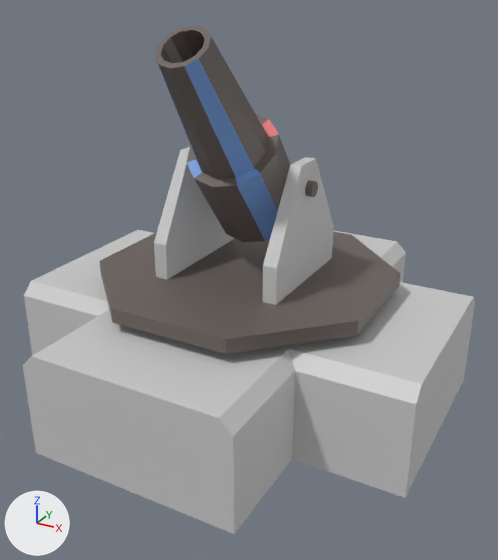
Before and after pictures for a commit that changed the Blender file BlendFiles/Towers.blend.
Rendered twice from a 50 mm camera at (1.5, -2.71, 1.9) aimed at (0.1, -0.16, 0.63). Lighting does not change. The marker at lower left points along +X, +Y and +Z.

Objects in the first picture: 'Mortar', 'MortarAxel', 'MortarBase', 'MorterMount', 'TowerBase'.
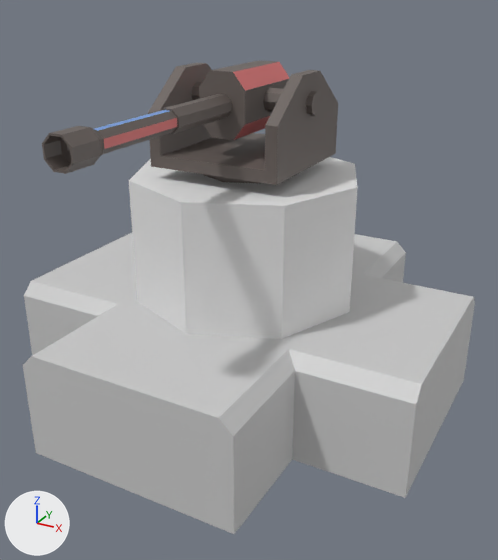
Commit message: fixed gunTower rotation

The change, as a list of edits to the scene's bpy script:
```text
Change me_cube:
    used by ob_cannon; location = (0.0, 0.0, 1.416); scale = (0.109, 0.209, 0.138)
    remove me_cube.from_pydata(...)  # 96 vertices, 85 faces; spans x -1.0..1.0, y -5.64..1.0, z -1.0..1.0
    add me_cube.from_pydata(...)  # 164 vertices, 137 faces; spans x -3.06..3.06, y -5.64..1.48, z -4.72..1.0
    me_cube part 1: a new loose piece, an 8-sided cylinder along x spanning x -3.06..3.06, y -0.24..0.24, z -0.35..0.39, in mat_steel (dark grey #69605c)
    me_cube part 2: a new loose piece of 36 vertices spanning x -2.82..2.82, y -1.48..1.48, z -1.98..0.92, in mat_steel (dark grey #69605c)
    me_cube part 3: a new loose piece of 16 vertices spanning x -1.87..1.87, y -0.98..0.98, z -4.72..-1.74, in mat_steel (dark grey #69605c)
Change ob_cannonbase:
    remove ob_cannonbase.hide_set(True)
Change ob_cannon:
    remove ob_cannon.hide_set(True)
Change ob_mortarbase:
    add ob_mortarbase.hide_set(True)
Change ob_mortermount:
    add ob_mortermount.hide_set(True)
Change ob_mortaraxel:
    add ob_mortaraxel.hide_set(True)
Change ob_mortar:
    add ob_mortar.hide_set(True)
```

Changed parts and their boxes (x1, y1, x2, y2) in the pictures (498 x 560 px):
'CannonBase', shown: after (129, 157, 358, 339)
'Cannon', shown: after (42, 60, 338, 185)
'MortarBase', hidden: before (100, 231, 400, 354)
'Mortar', hidden: before (154, 25, 291, 242)
'MorterMount', hidden: before (154, 147, 333, 305)
'MortarAxel', hidden: before (283, 180, 318, 197)
part 1 of me_cube, added: after (191, 82, 321, 116)
part 2 of me_cube, added: after (148, 63, 338, 185)
part 3 of me_cube, added: after (203, 174, 259, 183)
